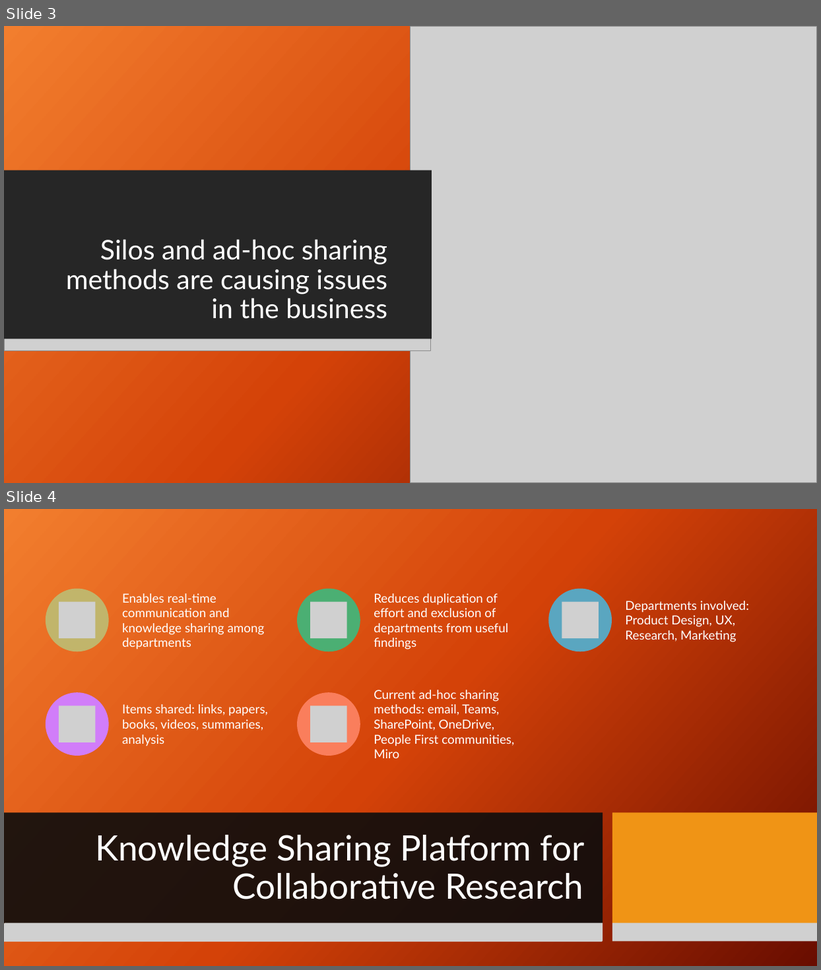
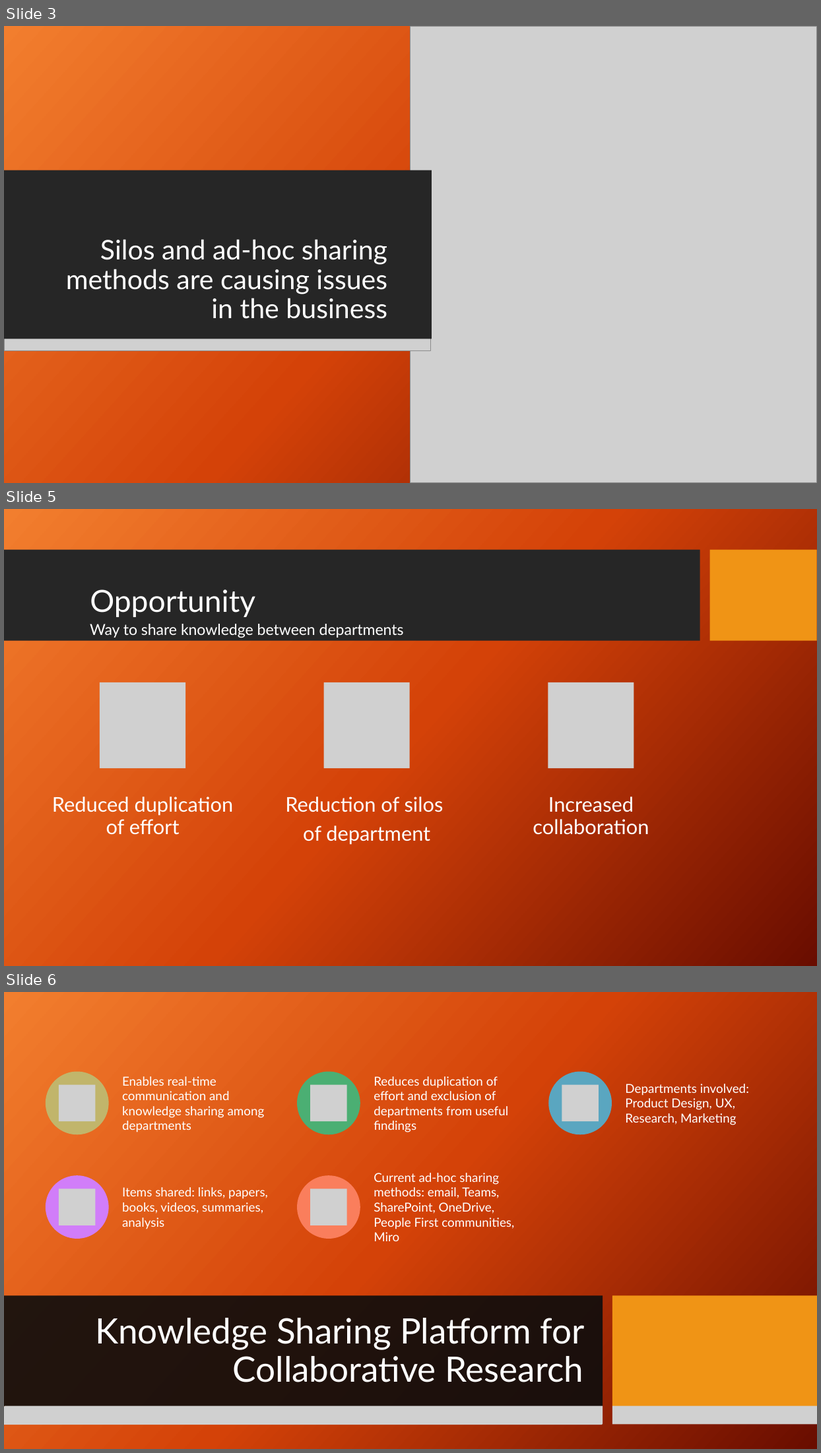
Before and after one commit to CallumWalterWhite/knowledge-sharing-platform, a slide deck: report/Work-based Project Pres.pptx. Shown one above the other, each under a label of ours: slides 3 and 4 before the commit, slides 3, 5 and 6 after it; the slides between them are not shown. The pictures are 821x970 and 821x1453 pixels, drawn with LibreOffice and Linux fonts; fonts in the diff are those of the drawing; grey boxes stand for pictures; background and template pictures are left out. Boxes give left, top, right and bottom in pixels: in the first picture for what was removed or moved away, otherwise in the second. Text is boxed around its words. In the diff, an @@ line names an element or a change of style, - is before the commit and + after.

```diff
--- a/report/Work-based Project Pres.pptx
+++ b/report/Work-based Project Pres.pptx
@@ slide 5 added at <box>4,509,817,966</box>, background picture (left out) @@
@@ rectangle added at <box>4,550,700,641</box>, fill #262626 @@
@@ rectangle added at <box>710,550,816,641</box>, fill #F09415 @@
@@ title added at <box>90,590,255,617</box>, 27 pt, text #FFFFFF @@
+Opportunity
@@ text added at <box>90,624,404,638</box>, 13.5 pt, text #FFFFFF @@
+Way to share knowledge between departments
@@ group added at <box>52,683,649,845</box>: 3 pictures, 3 texts @@
+Reduced duplication of effort
+Reduction of silos
+of department
+Increased collaboration
@@ what was slide 4 is now slide 6 @@
```
Also in this commit, not shown: 3 other slides added, 1 other file.
